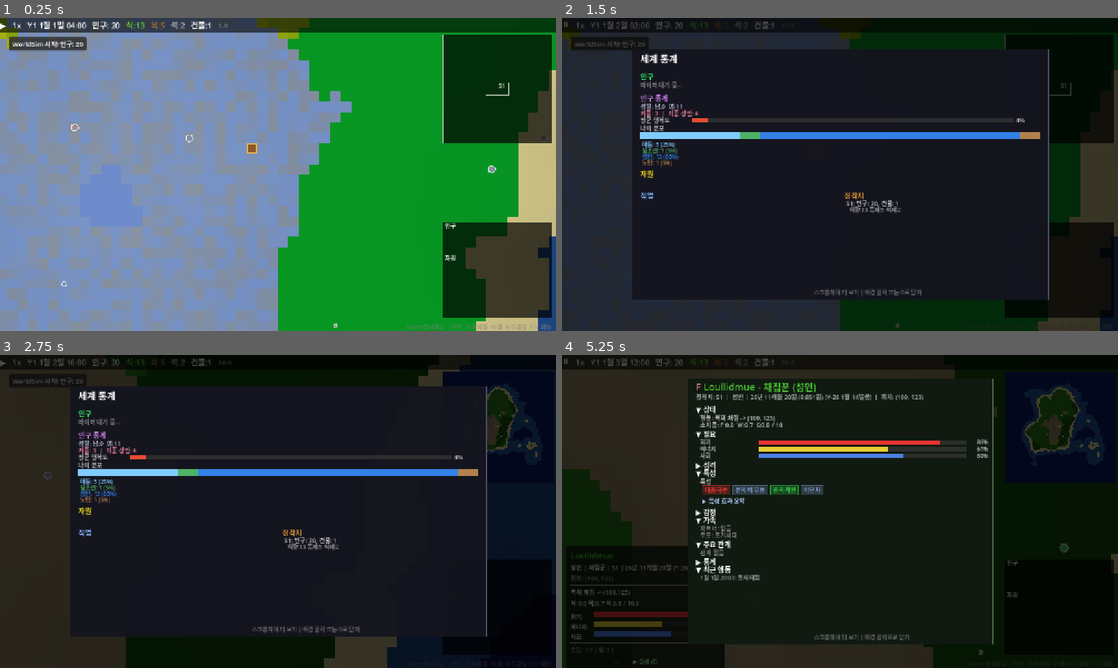
Above: before the commit, frames 1-4 (two rows, left to right).
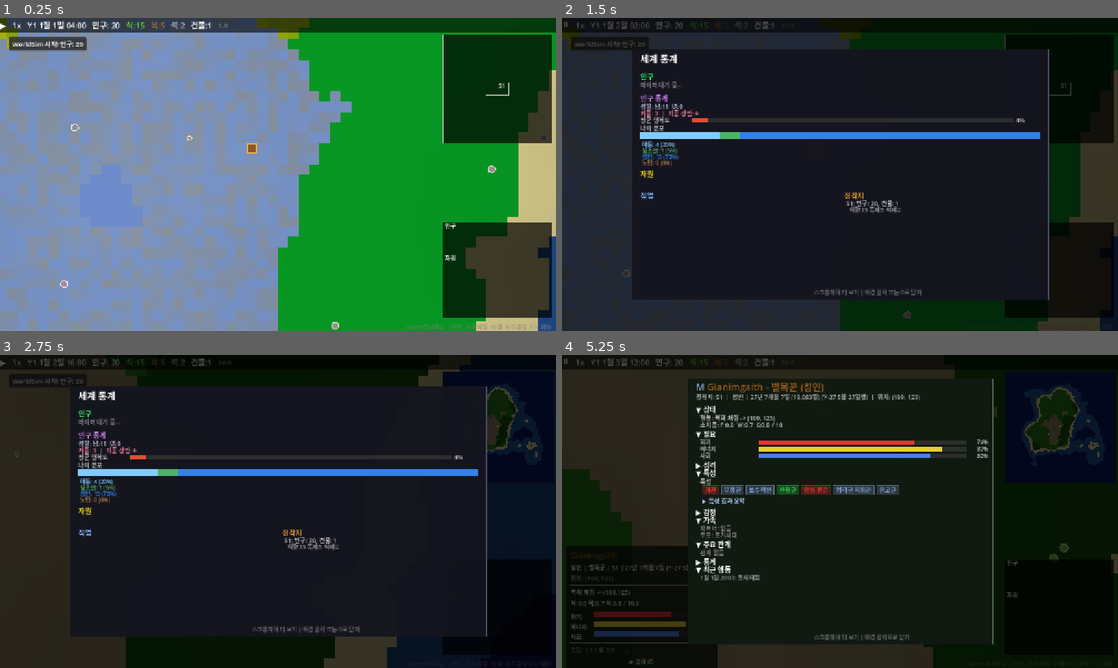
Above: after the commit, the same moments.

Repository: hyunlord/new-world
Game: Godot game, scene res://scenes/main/main.tscn
The game is run twice, just before and just after one commit, with the same random seed, the same clock (stepped at 60 frames per second) and the same inputs.
Inputs (mouse positions are in pixels of both pictures, inside the frame that each line leads up to):
- Up to frame 1 (0.25 s): no input
- Up to frame 2 (1.5 s): tap Enter at 0.5 s; drag from (1056, 89) to (895, 105) at 0.52 s; drag from (1056, 271) to (812, 237) at 1.27 s
- Up to frame 3 (2.75 s): tap Space at 2 s; move the mouse to (278, 511) at 2.02 s; hold D from 2.03 s (still down); tap Tab at 2.1 s; click (278, 511) at 2.17 s
- Up to frame 4 (5.25 s): release D at 2.75 s; drag from (812, 574) to (673, 464) at 2.77 s; tap Enter at 3.5 s; move the mouse to (1006, 558) at 3.52 s; hold A 3.53-4.25 s; tap G at 3.6 s; tap Space at 3.77 s; drag from (673, 464) to (756, 433) at 4.27 s; click "▶ 상세 (E)" at 5 s

The runs differ from the first frame. In frame 1, 0.1% of the frame differs, in the area x 10-89%, y 1-100%; in frame 2, 0.4%; in frame 3, 0.3%; in frame 4, 2.3%, in the area x 2-92%, y 1-100%.

Commit message:
fix(calendar): birth date never in future for sub-year initial entities
birth_date_from_tick()의 정수 나눗셈 버그:
- 1세 미만 엔티티: age_years=0 → birth_year=1 → random month(1~12)으로 미래 생일 가능
  예: 1개월 28일 aged entity → Y1.11.4 (게임 시작 Y1.1.1 이후 = 미래) ❌

Fix: remaining_months를 계산해 game start(Y1.1)에서 역산
- age_ticks % TICKS_PER_YEAR / TICKS_PER_MONTH_AVG = remaining_months
- birth_month = 1 - remaining_months (month underflow 시 year 감소)

After fix:
- 1m 28d → Y0.12 ✓ (게임 시작 1개월 전)
- 4m 30d → Y0.9  ✓ (게임 시작 4개월 전)
- 68yr   → Y-67  ✓
- newborn → Y1.1  ✓

Gate: PASS

Co-Authored-By: Claude Opus 4.6 <noreply@anthropic.com>

Diff:
--- a/scripts/core/game_calendar.gd
+++ b/scripts/core/game_calendar.gd
@@ -177,21 +177,29 @@
 
 
 ## Generate birth_date Dictionary from a birth_tick value.
-## For negative birth_ticks (pre-game entities), calculates date before Y1.
+## For negative birth_ticks (pre-game entities), calculates date before Y1.1.1 (game start).
+## Correctly handles sub-year ages by computing remaining months, so birth dates
+## are never in the future relative to game start.
 static func birth_date_from_tick(birth_tick: int, rng: RandomNumberGenerator = null) -> Dictionary:
 	if birth_tick >= 0:
 		var d: Dictionary = tick_to_date(birth_tick)
 		return {"year": d.year, "month": d.month, "day": d.day}
-	# Pre-game entity: born before Y1
+	# Pre-game entity: go backwards from game start (Y1.1.1)
 	var age_ticks: int = -birth_tick
 	var age_years: int = age_ticks / TICKS_PER_YEAR
+	var remaining_ticks: int = age_ticks % TICKS_PER_YEAR
+	var remaining_months: int = remaining_ticks / TICKS_PER_MONTH_AVG
+	# Subtract full years and remaining months from game start (Y1, month 1)
 	var birth_year: int = 1 - age_years
-	var month: int = 1
+	var birth_month: int = 1 - remaining_months
+	# Normalize month underflow (e.g. month 0 → Dec of previous year)
+	while birth_month <= 0:
+		birth_year -= 1
+		birth_month += 12
 	var day: int = 1
 	if rng != null:
-		month = rng.randi_range(1, 12)
 		day = rng.randi_range(1, 28)
-	return {"year": birth_year, "month": month, "day": day}
+	return {"year": birth_year, "month": birth_month, "day": day}
 
 
 ## Format birth_date for UI display
